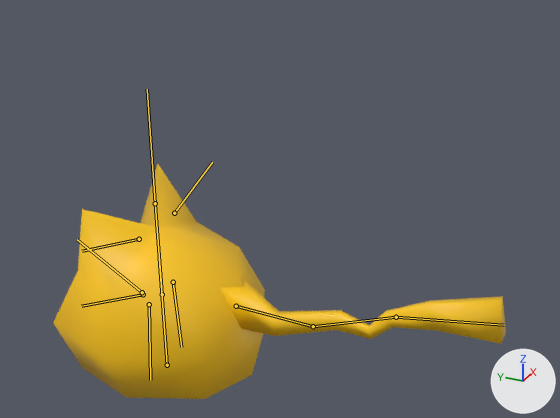
A saved change to the Blender file assets/characters.blend.
Before and after are seen from a 50 mm camera at (-1.755, -1.192, 1.512) aimed at (0.061, -0.375, 0.604). Every picture has the same lights, and +X, +Y and +Z are marked at lower right. The bones that bend it are drawn over the model as lines.

The first picture shows 'blob'.
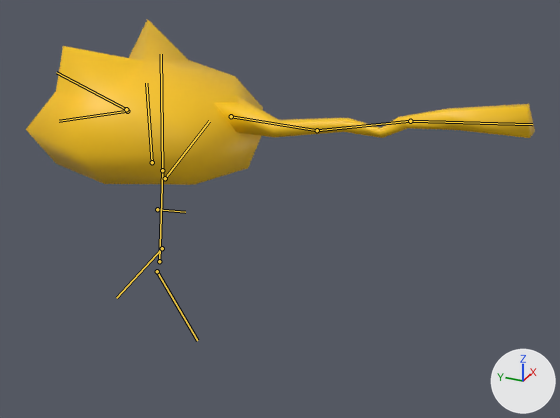
The newer file adds an action. The first version stands in its rest pose; the second is drawn at frame 15 of the action 'blobjump2'.

Pixel boxes (x1, y1, x2, y2) of what changed, in the pictures (560 x 418 px):
'blob', posed (13% wider, 30% shorter): before (54, 163, 506, 399); after (26, 19, 535, 185)
bone 'Root', root to tip: before (167, 365) to (159, 257); after (152, 162) to (146, 83)

The change in detail:
Bone 'Root' (bone_root) moves from (0.0, 0.0, 0.0) to (0.0, 0.705, 0.0).
Bone 'Root' (bone_root) is rescaled from (1.0, 1.0, 1.0) to (1.0, 0.59, 1.0).
